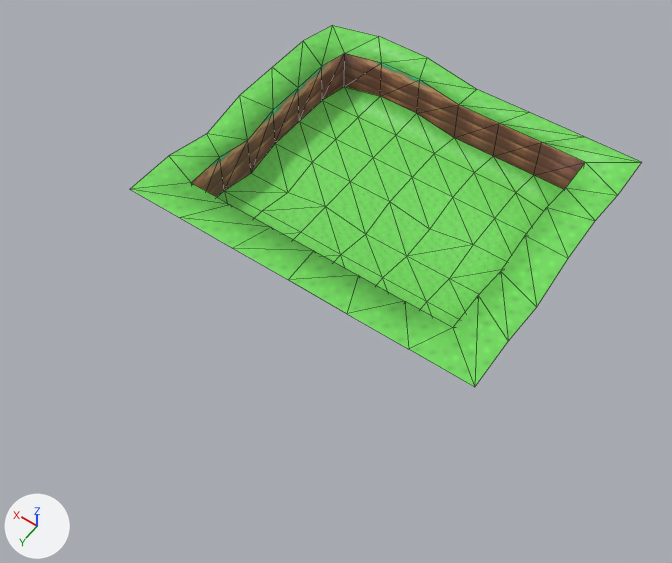
An edit to the glTF model models/leveltest.glb, drawn before and after from the same camera.
One viewpoint serves both versions: a 50 mm camera at (-5.58, 12.31, 19.39) aimed at (3.1, 0.15, 0.29). The axes (+X, +Y, +Z) are drawn at lower left. The lights are the same throughout. The older version comes first. Mesh edges are drawn as thin lines. Where no turn or scale is listed for an object, it has been applied to the vertices. Vertices at exactly the same position are counted once.
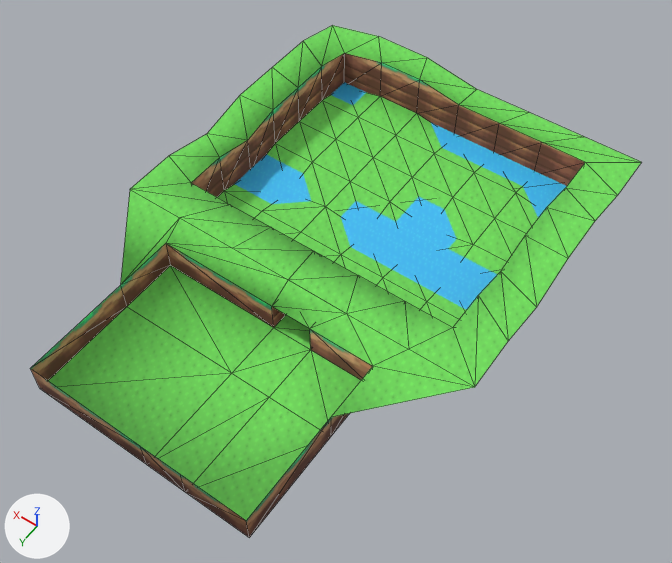
Location of each change, [x1, y1, x2, y2] in pixels of the pictures (672 x 563 px):
'Plane', reshaped (20% wider, 42% taller): before [131, 25, 641, 387]; after [30, 25, 641, 538]
'plane_water', added (blue): after [235, 82, 567, 310]
part 1 of me_plane, built on (green): after [30, 189, 474, 538]
part 2 of me_plane, surface changed: [131, 32, 636, 387] in both

Diff of the bpy script that builds the scene:
```diff
--- a/models/leveltest.glb.py
+++ b/models/leveltest.glb.py
@@ img_water_1 @@
+img_water_1 = load_image('water_1', '_unpacked/water_1', 48, 16, 'sRGB')
@@ mat_ter_grass @@
+mat_ter_grass = principled_material('ter_grass')
+mat_ter_grass.texture = img_grass_tile
+mat_ter_grass.roughness = 1.0
@@ mat_ter_cliffs @@
+mat_ter_cliffs = principled_material('ter_cliffs')
+mat_ter_cliffs.texture = img_greencliff_outside_a4
+mat_ter_cliffs.roughness = 0.87
@@ mat_ter_water @@
+mat_ter_water = principled_material('ter_water')
+mat_ter_water.texture = img_water_1
@@ me_plane @@
 # used by ob_plane; location = (0.0, 0.0, 0.0)
-me_plane.from_pydata(...)  # 97 vertices, 168 faces; spans x -1.72..8.77, y -7.6..1.56, z 0.0..1.57
-me_plane.materials.append(mat_grass)  # picture img_grass_tile
-me_plane.materials.append(mat_grass_cliffs)  # picture img_greencliff_outside_a4
+me_plane.from_pydata(...)  # 127 vertices, 231 faces; spans x -1.72..8.77, y -7.6..6.95, z 0.0..1.57
+# me_plane part 1
+# 2 faces are deleted
+# 16 vertices are added at x 0.5..6.83, y 0.58..6.95, z 0.48
+# 14 new vertices lie (0.0, 0.0, 0.88) away from vertices in x 0.5..6.83, y 0.58..6.95, z 0.48
+# 27 new faces join them, mat_ter_grass (picture img_grass_tile)
+# 38 new faces join them, mat_ter_cliffs (picture img_greencliff_outside_a4)
+# me_plane part 2: 120 kept faces spanning x -1.72..8.77, y -7.6..1.56, z 0.0..1.57 get new texture (UV) coordinates
+me_plane.materials.append(mat_ter_grass)  # picture img_grass_tile
+me_plane.materials.append(mat_ter_cliffs)  # picture img_greencliff_outside_a4
@@ me_plane_001 @@
+me_plane_001.from_pydata(...)  # 4 vertices, 2 faces; spans x -4.27..4.27, y -4.27..4.27, z 0.0
+me_plane_001.materials.append(mat_ter_water)  # picture img_water_1
@@ ob_plane_water @@
+ob_plane_water = bpy.data.objects.new('plane_water', me_plane_001)
+ob_plane_water.location = (3.48, -3.07, 0.17)
```
